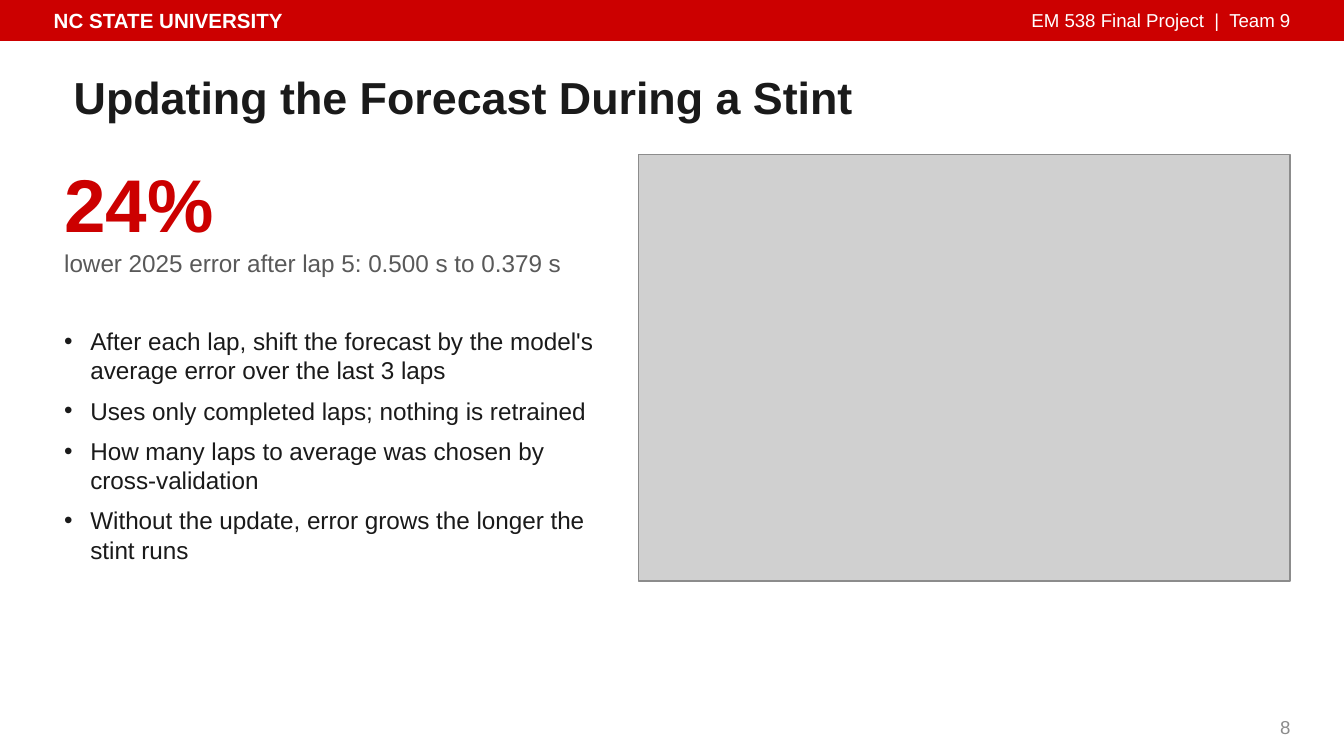
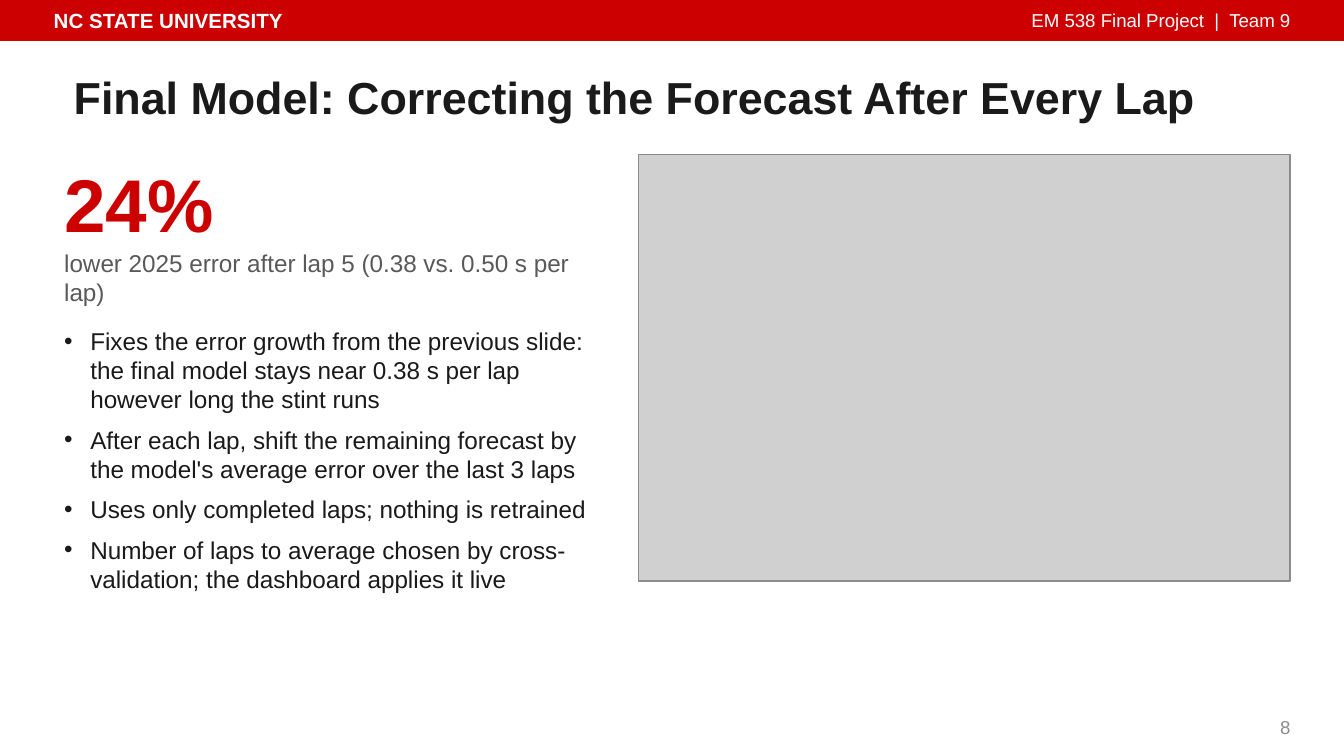
Before and after one commit to isaiahnick/f1-tire-degradation, a slide deck: slide 8 of reports/presentation/PitWall_Final_Presentation.pptx. Drawn at 1344x756 pixels with LibreOffice and Linux fonts; fonts in the diff are those of the drawing; grey boxes stand for pictures. Boxes give left, top, right and bottom in pixels: in the first picture for what was removed or moved away, otherwise in the second. Text is boxed around its words. In the diff, an @@ line names an element or a change of style, - is before the commit and + after.

```diff
--- a/reports/presentation/PitWall_Final_Presentation.pptx
+++ b/reports/presentation/PitWall_Final_Presentation.pptx
@@ title at [74, 81, 1195, 123]: text changed @@
-Updating the Forecast During a Stint
+Final Model: Correcting the Forecast After Every Lap
@@ text at [64, 254, 569, 306]: text changed @@
-lower 2025 error after lap 5: 0.500 s to 0.379 s
+lower 2025 error after lap 5 (0.38 vs. 0.50 s per lap)
@@ text at [90, 332, 583, 483]: text changed @@
-• After each lap, shift the forecast by the model's average error over the last 3 laps
+• Fixes the error growth from the previous slide: the final model stays near 0.38 s per lap however long the stint runs
+• After each lap, shift the remaining forecast by the model's average error over the last 3 laps
@@ text at [90, 541, 565, 593]: text changed @@
-• How many laps to average was chosen by cross-validation
-• Without the update, error grows the longer the stint runs
+• Number of laps to average chosen by cross-validation; the dashboard applies it live
```
Also in this commit, not shown: 6 other slides changed, 5 other files.
